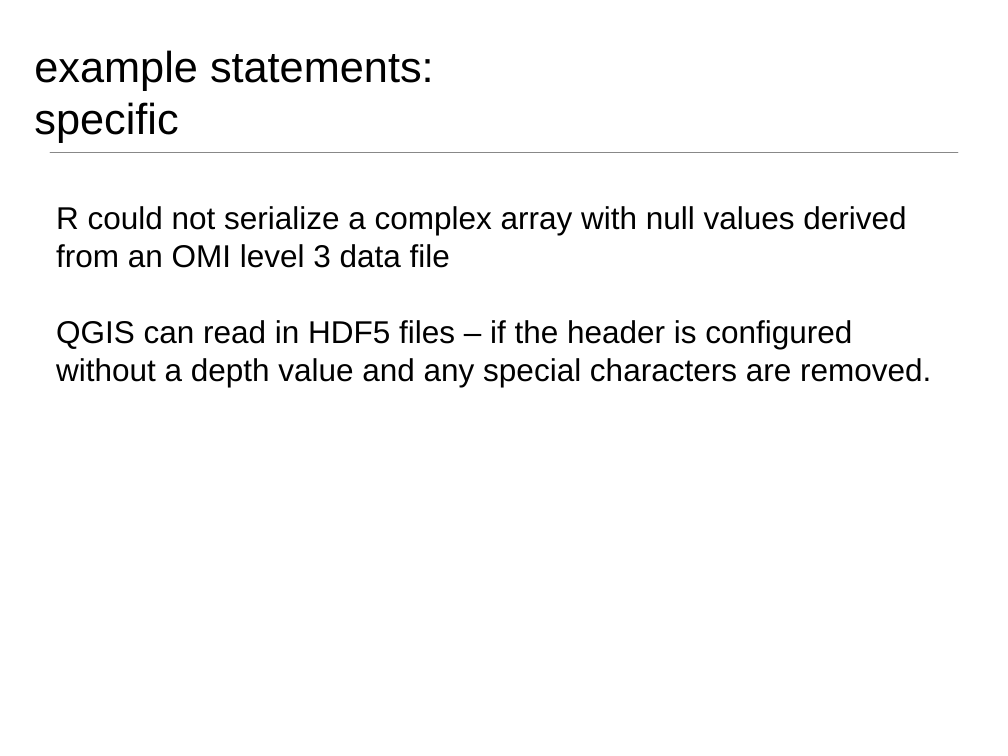
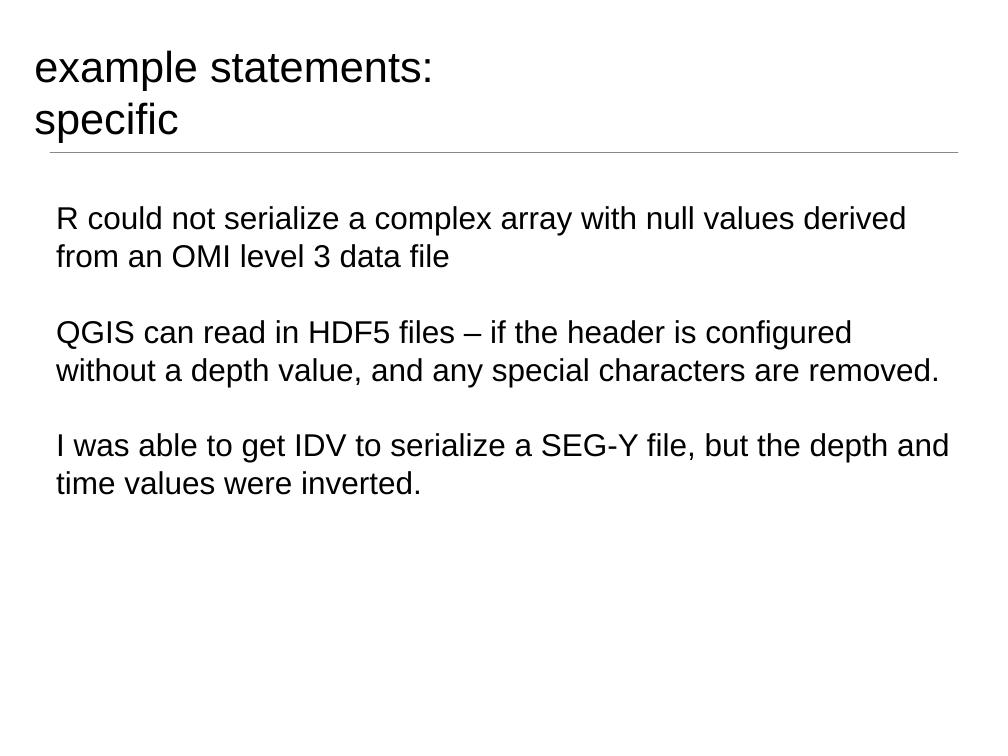
Before and after one commit to ESIPFed/toolmatch-ontology, a slide deck: slide 13 of 2016ESIPSprint/ToolMatch_Sprint_ESIPSummer2016_v2.pptx (slide 15 before the commit). Drawn at 1008x756 pixels with LibreOffice and Linux fonts; fonts in the diff are those of the drawing; background and template pictures are left out. Boxes give left, top, right and bottom in pixels: in the first picture for what was removed or moved away, otherwise in the second. Text is boxed around its words. In the diff, an @@ line names an element or a change of style, - is before the commit and + after.

```diff
--- a/2016ESIPSprint/ToolMatch_Sprint_ESIPSummer2016_v2.pptx
+++ b/2016ESIPSprint/ToolMatch_Sprint_ESIPSummer2016_v2.pptx
@@ text at (56,358,950,495): text changed @@
-without a depth value and any special characters are removed.
+without a depth value, and any special characters are removed.
+I was able to get IDV to serialize a SEG-Y file, but the depth and time values were inverted.
```
Also in this commit, not shown: 7 other slides changed, 2 slides removed.
